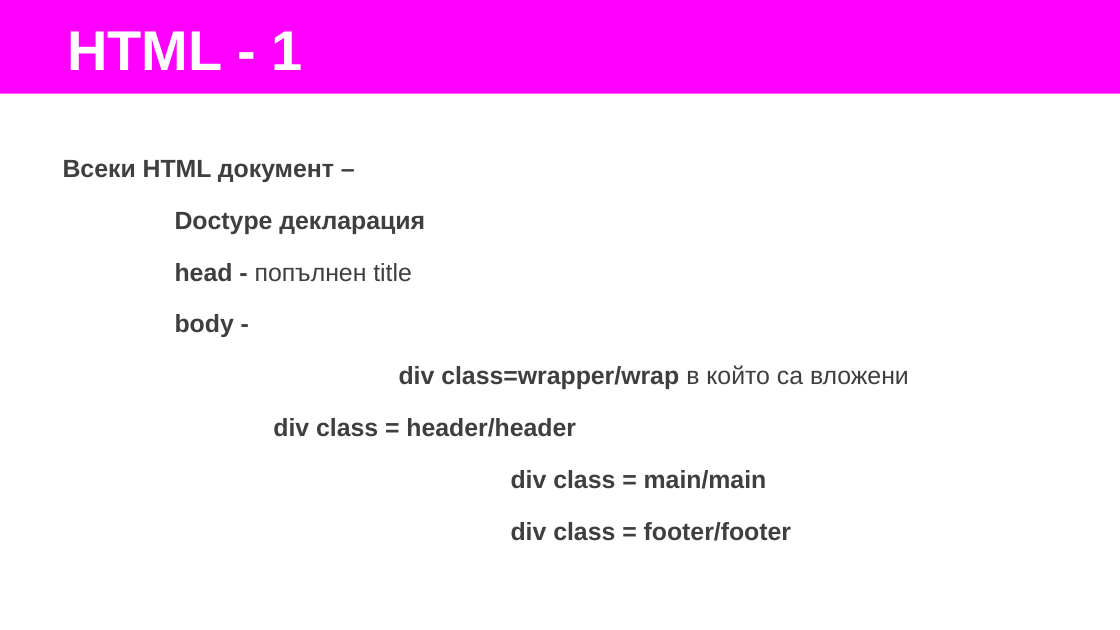
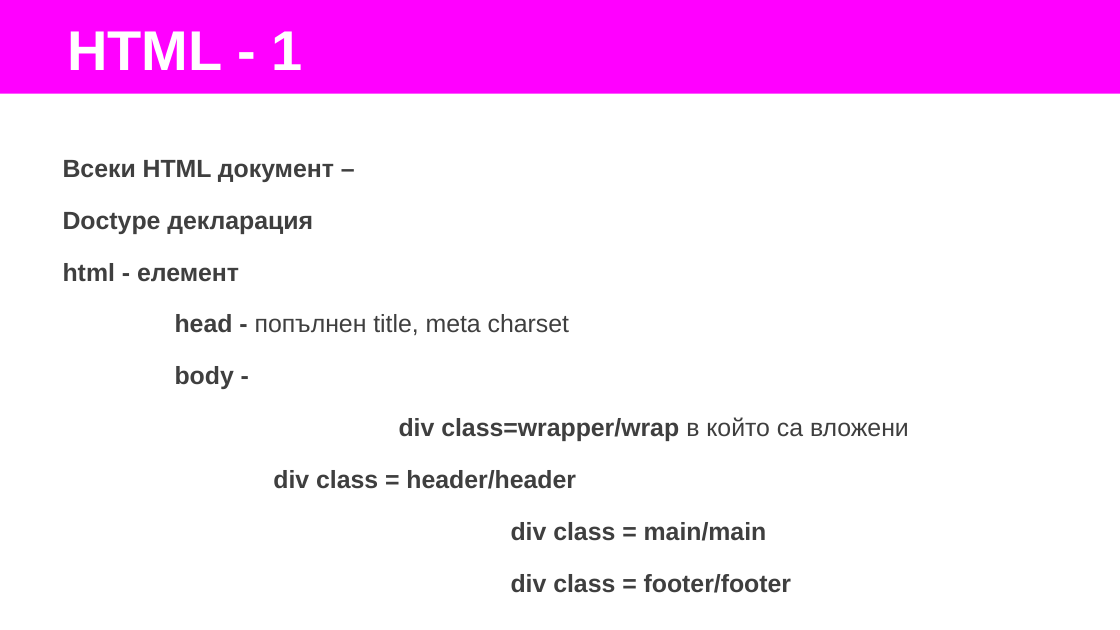
Before and after one commit to miletomova/VSO-PHP-WEB-2018, a slide deck: slide 4 of 01_PHP_1/04_html_css/slides/HTML_CSS_summary.pptx. Drawn at 1120x630 pixels with LibreOffice and Linux fonts; fonts in the diff are those of the drawing. Boxes give left, top, right and bottom in pixels: in the first picture for what was removed or moved away, otherwise in the second. Text is boxed around its words. In the diff, an @@ line names an element or a change of style, - is before the commit and + after.

```diff
--- a/01_PHP_1/04_html_css/slides/HTML_CSS_summary.pptx
+++ b/01_PHP_1/04_html_css/slides/HTML_CSS_summary.pptx
@@ text at (63, 263, 569, 335): text changed @@
-head - попълнен title
+html - елемент
+head - попълнен title, meta charset
```
Also in this commit, not shown: 1 other file.
